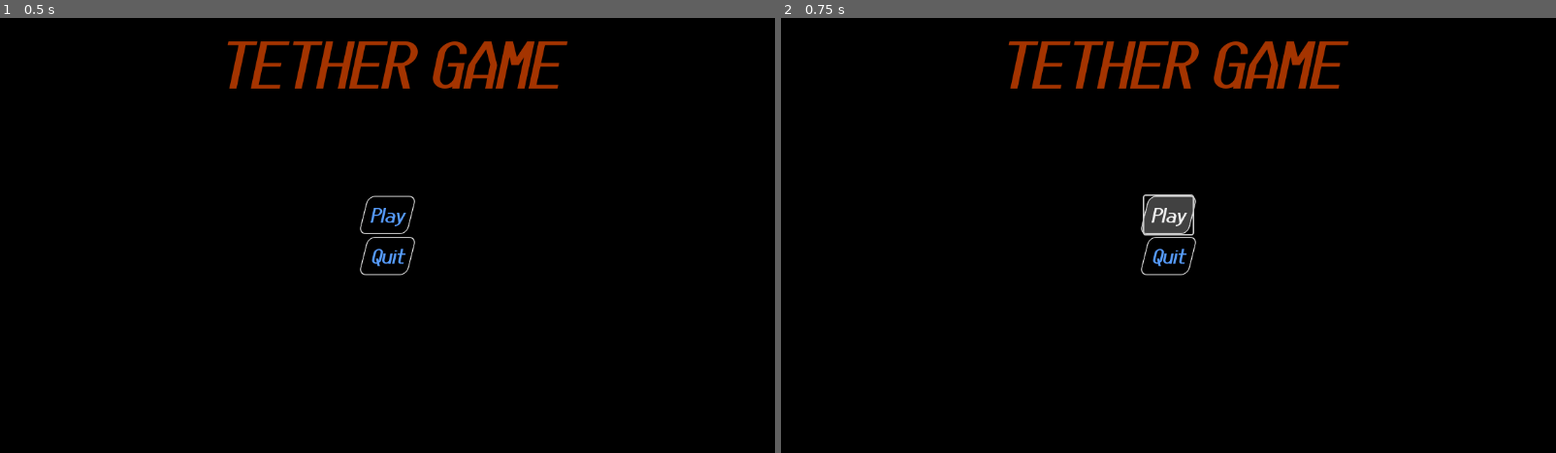
Above: before the commit, frames 1-2 (left to right).
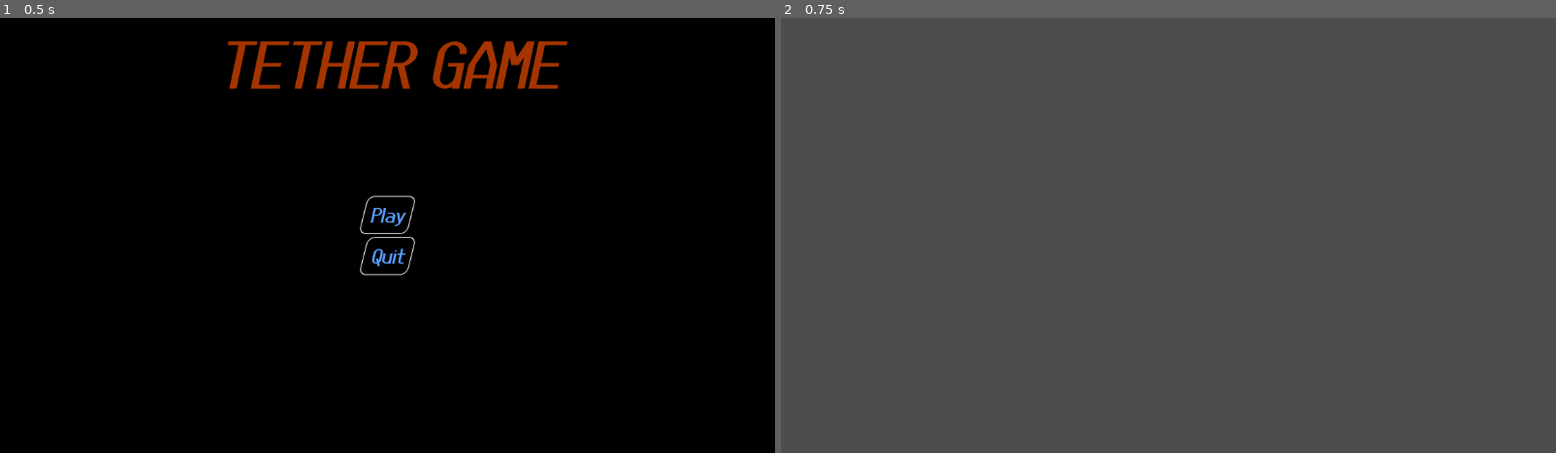
Above: after the commit, the same moments.

Repository: Kestrel280/tethergame
Game: Godot game, scene res://main.tscn
The game is run twice, just before and just after one commit, with the same random seed, the same clock (stepped at 60 frames per second) and the same inputs.
Inputs:
- Up to frame 1 (0.5 s): no input
- Up to frame 2 (0.75 s): click "Play" at 0.5 s

Frame 1 is identical in both runs. In frame 2, 100% of the frame differs, in the area x 0-100%, y 0-100%.

Commit message:
Add Level class and change_level handling

Diff:
--- a/autoload/message_bus.gd
+++ b/autoload/message_bus.gd
@@ -5,5 +5,9 @@
 signal change_level_requested(map_name : String);
 
 
-# Player attempting to close the game.
-signal player_requested_quit();
+# Attempting to close the game.
+signal quit_requested();
+
+
+# Attempting to return to main menu.
+signal quit_to_menu_requested();
--- /dev/null
+++ b/classes/level.gd
@@ -0,0 +1,25 @@
+class_name Level
+extends Node
+
+# Useful for changelevel to know when the intro is done. Flag + signal allows us to check once and only await if required. (If only signal, we might not connect to the signal in time)
+var is_intro_finished : bool = false;
+signal intro_finished;
+
+
+func spawn_player() -> void:
+	pass;
+
+
+# If levels need setup, or want to do a cutscene, this is where they should do it
+func do_intro() -> void:
+	pass
+
+
+# Levels should not override _ready()
+func _ready() -> void:
+	do_intro();
+	intro_finished.emit();
+	is_intro_finished = true;
+
+func _process(delta: float) -> void:
+	pass
--- a/main.gd
+++ b/main.gd
@@ -1,14 +1,34 @@
 extends Node
+
+
+func _unhandled_input(event) -> void:
+	if event is InputEventKey:
+		if event.is_action_pressed("debug_quit_to_main_menu"):
+			MessageBus.quit_to_menu_requested.emit();
 
 
 func _ready() -> void:
 	# Connect signals
 	MessageBus.change_level_requested.connect(change_level);
-	MessageBus.player_requested_quit.connect(close_game);
+	MessageBus.quit_requested.connect(close_game);
+	MessageBus.quit_to_menu_requested.connect(func(): change_level("main_menu"));
 
 
-func change_level(map_name : String):
-	print(map_name);
+func change_level(level_name : String):
+	# Wipe the current level
+	for child in $Level_Container.get_children(): child.queue_free();
+
+	# Load the new level
+	var level_path : String = "res://maps/%s/%s.tscn" % [level_name, level_name];
+	var level_scn : PackedScene = load(level_path);
+	if !level_scn: assert(false, "No level named %s" % level_name);
+	var level : Level = level_scn.instantiate();
+	$Level_Container.add_child(level);
+
+	# Wait for level to finish intro
+	if !level.is_intro_finished: await level.intro_finished;
+
+	# TODO: Spawn player
 
 
 func close_game():
--- a/main.tscn
+++ b/main.tscn
@@ -1,9 +1,11 @@
 [gd_scene load_steps=3 format=3 uid="uid://b2qka215r7qmw"]
 
 [ext_resource type="Script" uid="uid://pm4m2rgx1dxu" path="res://main.gd" id="1_0xm2m"]
-[ext_resource type="PackedScene" uid="uid://bafvmi2dg38db" path="res://maps/mainmenu/Main_Menu.tscn" id="1_ig7tw"]
+[ext_resource type="PackedScene" uid="uid://bafvmi2dg38db" path="res://maps/main_menu/Main_Menu.tscn" id="1_ig7tw"]
 
 [node name="Main" type="Node"]
 script = ExtResource("1_0xm2m")
 
-[node name="Main_Menu" parent="." instance=ExtResource("1_ig7tw")]
+[node name="Level_Container" type="Node" parent="."]
+
+[node name="Main_Menu" parent="Level_Container" instance=ExtResource("1_ig7tw")]
--- a/maps/mainmenu/Main_Menu.tscn
+++ b/maps/main_menu/Main_Menu.tscn
@@ -1,8 +1,8 @@
 [gd_scene load_steps=4 format=3 uid="uid://bafvmi2dg38db"]
 
-[ext_resource type="Script" uid="uid://ej3bxyssnqma" path="res://maps/mainmenu/main_menu.gd" id="1_mwchs"]
-[ext_resource type="Theme" uid="uid://2v8ny3qxt58g" path="res://maps/mainmenu/themes/logo_theme.tres" id="1_n4bl2"]
-[ext_resource type="Theme" uid="uid://cp7oojxyjnbs7" path="res://maps/mainmenu/themes/buttons_theme.tres" id="2_pmqs8"]
+[ext_resource type="Script" uid="uid://ej3bxyssnqma" path="res://maps/main_menu/main_menu.gd" id="1_mwchs"]
+[ext_resource type="Theme" uid="uid://2v8ny3qxt58g" path="res://maps/main_menu/themes/logo_theme.tres" id="1_n4bl2"]
+[ext_resource type="Theme" uid="uid://cp7oojxyjnbs7" path="res://maps/main_menu/themes/buttons_theme.tres" id="2_pmqs8"]
 
 [node name="Main_Menu" type="Node"]
 script = ExtResource("1_mwchs")
--- /dev/null
+++ b/maps/main_menu/main_menu.gd
@@ -0,0 +1,9 @@
+extends Level
+
+
+func _on_play_pressed() -> void:
+	MessageBus.change_level_requested.emit("test_level_1");
+
+
+func _on_quit_pressed() -> void:
+	MessageBus.quit_requested.emit();
--- a/maps/mainmenu/themes/buttons_theme.tres
+++ b/maps/main_menu/themes/buttons_theme.tres
@@ -1,6 +1,6 @@
 [gd_resource type="Theme" load_steps=5 format=3 uid="uid://cp7oojxyjnbs7"]
 
-[ext_resource type="FontFile" uid="uid://basd7o274qy5k" path="res://maps/mainmenu/themes/JupiteroidBoldItalic.ttf" id="1_n8h7b"]
+[ext_resource type="FontFile" uid="uid://basd7o274qy5k" path="res://maps/main_menu/themes/JupiteroidBoldItalic.ttf" id="1_n8h7b"]
 
 [sub_resource type="StyleBoxFlat" id="StyleBoxFlat_n8h7b"]
 content_margin_left = 10.0
--- a/maps/mainmenu/themes/logo_theme.tres
+++ b/maps/main_menu/themes/logo_theme.tres
@@ -1,6 +1,6 @@
 [gd_resource type="Theme" load_steps=2 format=3 uid="uid://2v8ny3qxt58g"]
 
-[ext_resource type="FontFile" uid="uid://basd7o274qy5k" path="res://maps/mainmenu/themes/JupiteroidBoldItalic.ttf" id="1_hy1h4"]
+[ext_resource type="FontFile" uid="uid://basd7o274qy5k" path="res://maps/main_menu/themes/JupiteroidBoldItalic.ttf" id="1_hy1h4"]
 
 [resource]
 Label/colors/font_color = Color(0.641073, 0.204389, 9.62615e-08, 1)
--- a/maps/mainmenu/main_menu.gd
+++ /dev/null
@@ -1,19 +0,0 @@
-extends Node
-
-
-# Called when the node enters the scene tree for the first time.
-func _ready() -> void:
-	pass # Replace with function body.
-
-
-# Called every frame. 'delta' is the elapsed time since the previous frame.
-func _process(delta: float) -> void:
-	pass
-
-
-func _on_play_pressed() -> void:
-	MessageBus.change_level_requested.emit("testlevel1");
-
-
-func _on_quit_pressed() -> void:
-	MessageBus.player_requested_quit.emit();
--- a/maps/testlevel1/testlevel1.tscn
+++ b/maps/test_level_1/test_level_1.tscn
@@ -1,8 +1,9 @@
-[gd_scene load_steps=19 format=3 uid="uid://c7evt6848gmsp"]
+[gd_scene load_steps=20 format=3 uid="uid://c7evt6848gmsp"]
 
-[ext_resource type="Texture2D" uid="uid://mevtc730a8eg" path="res://textures/kenney_prototype_checker2.png" id="1_t6lmf"]
-[ext_resource type="Texture2D" uid="uid://c3f44qt1ylrdw" path="res://textures/kenney_prototype_wall.png" id="2_271fd"]
-[ext_resource type="Texture2D" uid="uid://bur5pqkbdc4qx" path="res://textures/kenney_prototype_multigrid.png" id="3_lv4sn"]
+[ext_resource type="Script" uid="uid://bn50xtepv757k" path="res://classes/level.gd" id="1_otnkw"]
+[ext_resource type="Texture2D" uid="uid://mevtc730a8eg" path="res://textures/kenney_prototype_checker2.png" id="2_7v2bt"]
+[ext_resource type="Texture2D" uid="uid://c3f44qt1ylrdw" path="res://textures/kenney_prototype_wall.png" id="3_f4oj7"]
+[ext_resource type="Texture2D" uid="uid://bur5pqkbdc4qx" path="res://textures/kenney_prototype_multigrid.png" id="4_4vsd1"]
 
 [sub_resource type="ProceduralSkyMaterial" id="ProceduralSkyMaterial_q7ijp"]
 sky_top_color = Color(0.0822872, 0.350402, 0.845244, 1)
@@ -61,6 +62,8 @@
 size = Vector3(1, 1, 5)
 
 [node name="TestLevel1" type="Node"]
+script = ExtResource("1_otnkw")
+metadata/_custom_type_script = "uid://bn50xtepv757k"
 
 [node name="WorldEnvironment" type="WorldEnvironment" parent="."]
 environment = SubResource("Environment_vnwcu")
--- a/project.godot
+++ b/project.godot
@@ -17,3 +17,11 @@
 [autoload]
 
 MessageBus="*res://autoload/message_bus.gd"
+
+[input]
+
+debug_quit_to_main_menu={
+"deadzone": 0.2,
+"events": [Object(InputEventKey,"resource_local_to_scene":false,"resource_name":"","device":-1,"window_id":0,"alt_pressed":false,"shift_pressed":false,"ctrl_pressed":false,"meta_pressed":false,"pressed":false,"keycode":0,"physical_keycode":77,"key_label":0,"unicode":109,"location":0,"echo":false,"script":null)
+]
+}
Not shown, added: classes/level.gd.uid
Renamed: maps/mainmenu/main_menu.gd.uid -> maps/main_menu/main_menu.gd.uid
Renamed: maps/mainmenu/themes/JupiteroidBoldItalic.ttf -> maps/main_menu/themes/JupiteroidBoldItalic.ttf
Not shown, changed: maps/main_menu/themes/JupiteroidBoldItalic.ttf.import
Not shown: 4 places in maps/test_level_1/test_level_1.tscn that only renumber resources
